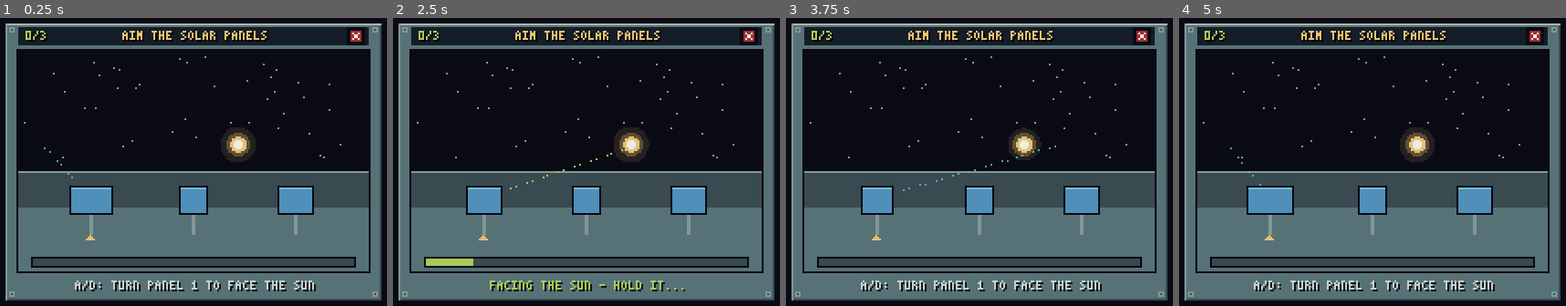
Above: before the commit, frames 1-4 (left to right).
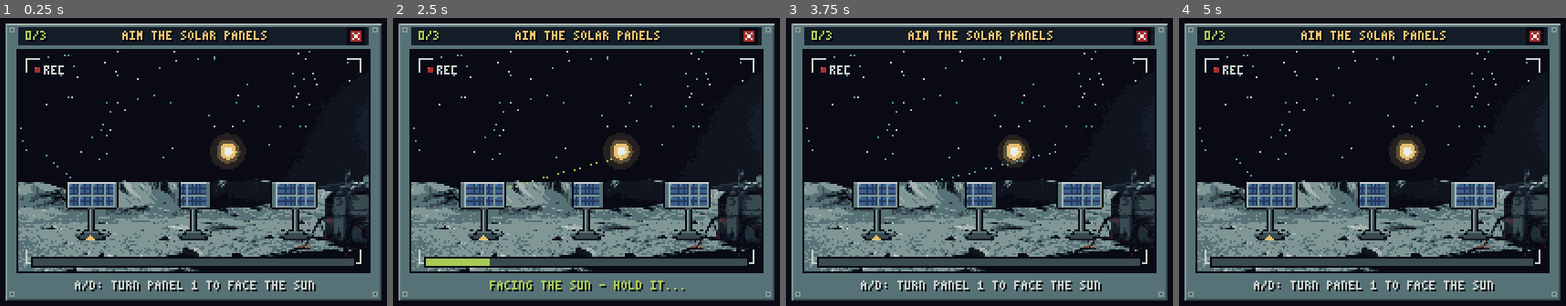
Above: after the commit, the same moments.

Repository: HattoriLoL/Artemis-Adventure
Game: Godot game, scene res://cenas/minigame_align_panels.tscn
Same seed, same stepped clock (60 frames per second), same inputs: the game is played once before the commit and once after it. This scene is started directly instead of the project's main scene.
Inputs (mouse positions are in pixels of both pictures, inside the frame that each line leads up to):
- Up to frame 1 (0.25 s): no input
- Up to frame 2 (2.5 s): tap Enter (ui_accept) at 0.5, 0.77, 1.52 s; move the mouse to (714, 144) at 0.52 s; hold D (direita) 0.53-1.28 s; hold E (usar) 0.53-1.28 s; click (714, 144) at 0.67 s; move the mouse to (470, 179) at 1.27 s; hold S (baixo) 1.28-2.03 s; tap Shift at 1.35 s; move the mouse to (644, 90) at 2.02 s; hold D (direita) from 2.03 s (still down); tap X at 2.1 s
- Up to frame 3 (3.75 s): move the mouse to (948, 228) at 2.77 s; release D (direita) at 2.78 s; hold W (cima) 2.78-3.53 s; tap J at 2.85 s; click (948, 228) at 2.92 s; tap Enter (ui_accept) at 3.02 s; move the mouse to (1153, 210) at 3.52 s; hold A (esquerda) from 3.53 s (still down); tap 1 at 3.6 s
- Up to frame 4 (5 s): keep holding A (esquerda); tap Enter (ui_accept) at 3.77, 4.52 s; move the mouse to (1198, 113) at 4.27 s; tap 2 at 4.35 s

The runs differ from the first frame. In frame 1, 25% of the frame differs, in the area x 4-96%, y 11-88%; in frame 2, 25%; in frame 3, 25%; in frame 4, 25%.

Commit message:
Painéis: arte do PixelAi (câmera externa com o horizonte da cratera e as lajes, tira do painel girando em 7 ângulos e com brilho de sol); Sol longe do REC e da antena e mira saindo do meio do painel

Diff:
--- a/jogo/scripts/minigame_align_panels.gd
+++ b/jogo/scripts/minigame_align_panels.gd
@@ -43,7 +43,7 @@
 const PE_NO_QUADRO := Vector2(16, 31)             # onde fica o pé do poste dentro do quadro
 const QUADROS := 7
 const ANGULO_MAX := 60.0                           # o quadro 0 é -60° e o último é +60°
-const CEU := Rect2(16, 20, 160, 34)                # onde o Sol pode nascer (acima do horizonte)
+const CEU := Rect2(30, 20, 130, 38)                # onde o Sol pode nascer: céu livre, longe do REC e da antena
 const PROFUNDIDADE := 90.0                         # "distância" até o Sol: com 90, todo alvo fica dentro de ±57°
 
 const VELOCIDADE := 50.0                           # graus por segundo segurando A/D
@@ -191,7 +191,7 @@
 ## Linha de mira do painel que está girando: sai do painel na direção para onde ele aponta (verde de frente pro Sol).
 func _mira(i: int) -> void:
 	var pe: Vector2 = LUGARES[i]
-	var origem := pe + Vector2(0, -TAM_QUADRO.y * 0.6)
+	var origem := pe + Vector2(0, -21)                  # o meio do painel (ele ocupa y 2..18 do quadro)
 	var dx := tan(deg_to_rad(angulos[i])) * PROFUNDIDADE
 	var fim := Vector2(origem.x + dx, sol.y)
 	var cor := VERDE_LIMA if mirando() else Color(CIANO, 0.8)
Binary file added: jogo/assets/minigames/paineis_mira/fundo.png
Not shown, added: jogo/assets/minigames/paineis_mira/fundo.png.import
Binary file added: jogo/assets/minigames/paineis_mira/painel.png
Not shown, added: jogo/assets/minigames/paineis_mira/painel.png.import
Binary file added: jogo/assets/minigames/paineis_mira/painel_brilho.png
Not shown, added: jogo/assets/minigames/paineis_mira/painel_brilho.png.import
